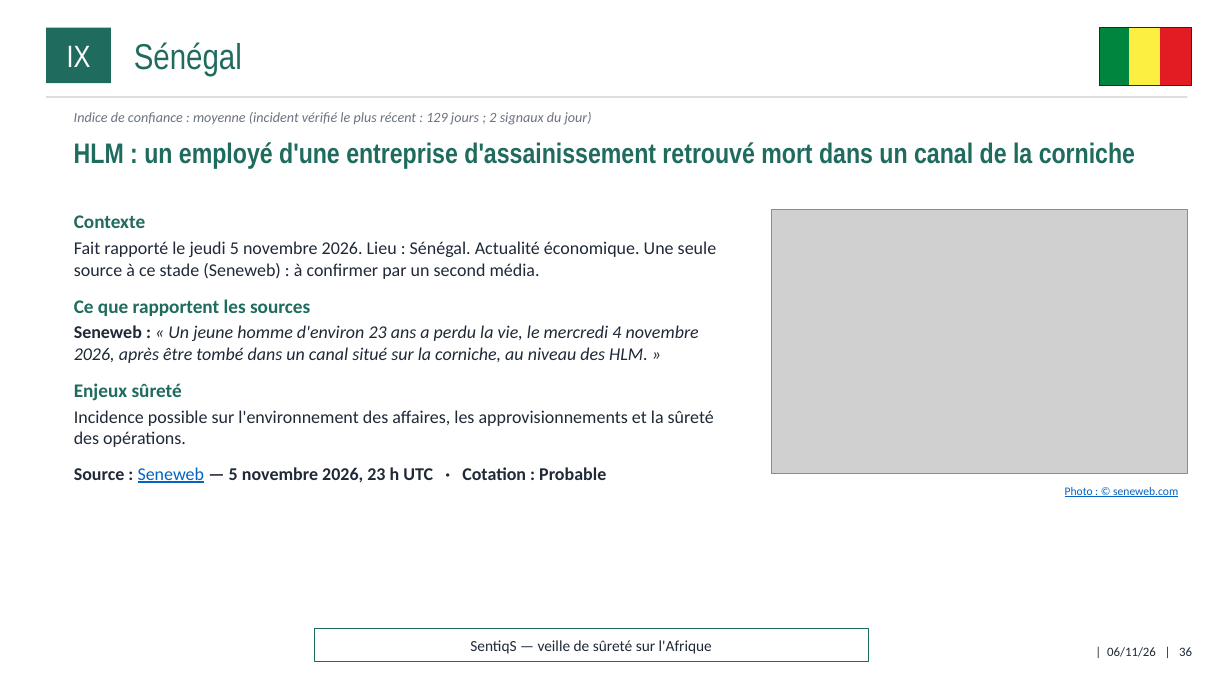
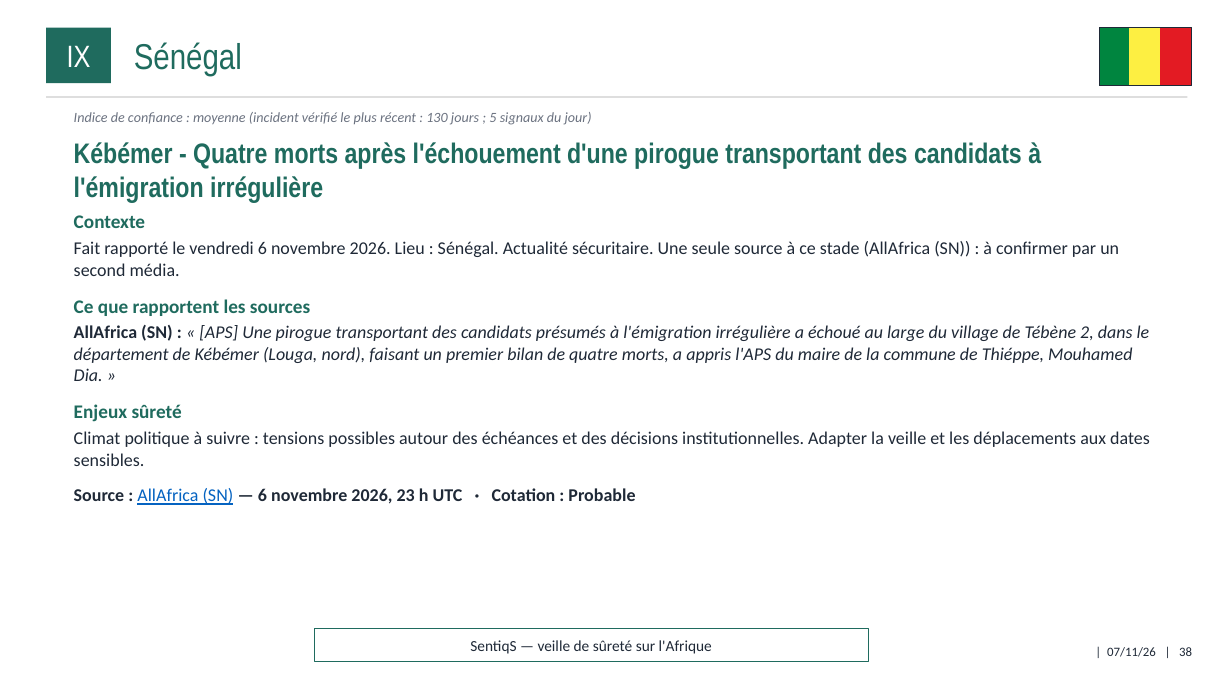
Before and after one commit to ytl1-ops/SentiqS, a slide deck: slide 38 of web/rapports/mensuel/2026-11.pptx (slide 36 before the commit). Drawn at 1232x693 pixels with LibreOffice and Linux fonts; fonts in the diff are those of the drawing; grey boxes stand for pictures. Boxes give left, top, right and bottom in pixels: in the first picture for what was removed or moved away, otherwise in the second. Text is boxed around its words. In the diff, an @@ line names an element or a change of style, - is before the commit and + after.

```diff
--- a/web/rapports/mensuel/2026-11.pptx
+++ b/web/rapports/mensuel/2026-11.pptx
@@ text at (74, 112, 592, 125): text changed @@
-Indice de confiance : moyenne (incident vérifié le plus récent : 129 jours ; 2 signaux du jour)
+Indice de confiance : moyenne (incident vérifié le plus récent : 130 jours ; 5 signaux du jour)
@@ text at (74, 142, 1041, 203): text changed @@
-HLM : un employé d'une entreprise d'assainissement retrouvé mort dans un canal de la corniche
+Kébémer - Quatre morts après l'échouement d'une pirogue transportant des candidats à l'émigration irrégulière
@@ picture removed at (772, 210, 1188, 474) @@
@@ text at (74, 241, 1119, 276): text changed @@
-Fait rapporté le jeudi 5 novembre 2026. Lieu : Sénégal. Actualité économique. Une seule source à ce stade (Seneweb) : à confirmer par un second média.
+Fait rapporté le vendredi 6 novembre 2026. Lieu : Sénégal. Actualité sécuritaire. Une seule source à ce stade (AllAfrica (SN)) : à confirmer par un second média.
@@ text at (74, 325, 1150, 381): text changed @@
-Seneweb : « Un jeune homme d'environ 23 ans a perdu la vie, le mercredi 4 novembre 2026, après être tombé dans un canal situé sur la corniche, au niveau des HLM. »
+AllAfrica (SN) : « [APS] Une pirogue transportant des candidats présumés à l'émigration irrégulière a échoué au large du village de Tébène 2, dans le département de Kébémer (Louga, nord), faisant un premier bilan de quatre morts, a appris l'APS du maire de la commune de Thiéppe, Mouhamed Dia. »
@@ text at (74, 431, 1150, 505): text changed @@
-Incidence possible sur l'environnement des affaires, les approvisionnements et la sûreté des opérations.
-Source : Seneweb — 5 novembre 2026, 23 h UTC · Cotation : Probable
+Climat politique à suivre : tensions possibles autour des échéances et des décisions institutionnelles. Adapter la veille et les déplacements aux dates sensibles.
+Source : AllAfrica (SN) — 6 novembre 2026, 23 h UTC · Cotation : Probable
@@ text removed at (1065, 487, 1178, 497) @@
-Photo : © seneweb.com
@@ text at (1107, 647, 1192, 657): text changed @@
-| 06/11/26 | 36
+| 07/11/26 | 38
```
Also in this commit, not shown: 38 other slides changed, 2 slides added, 10 other files.
